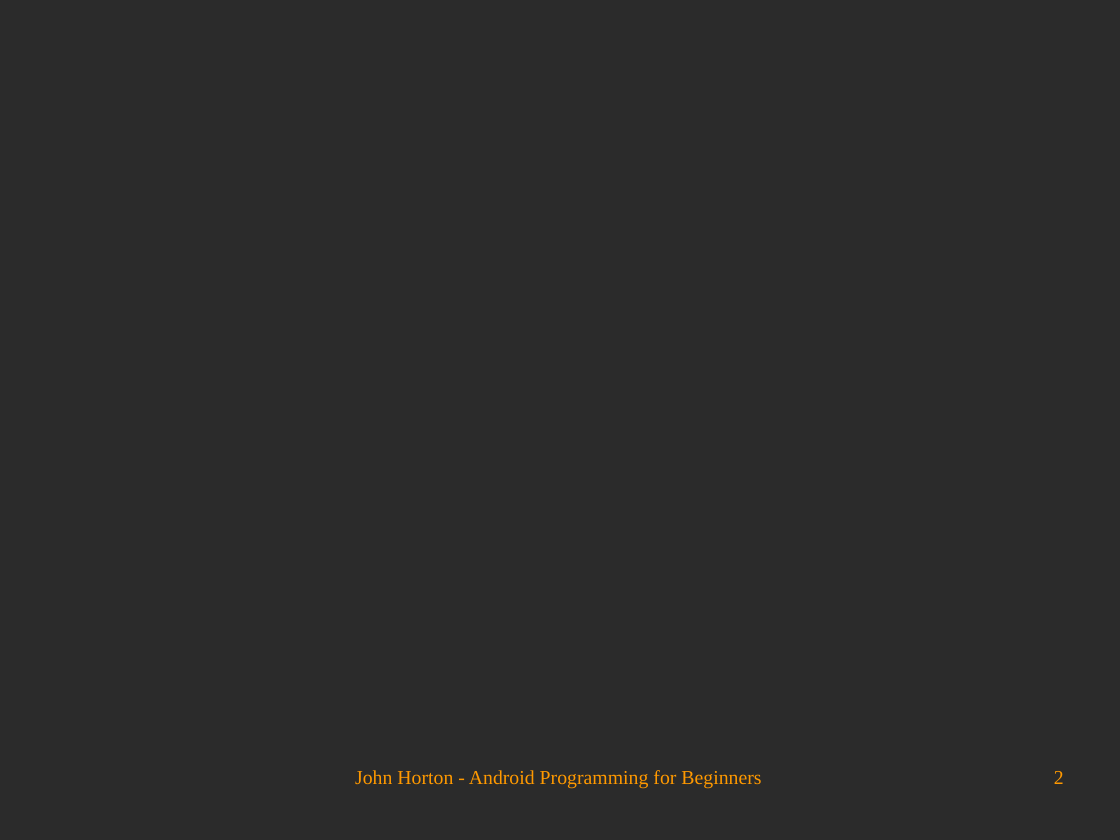
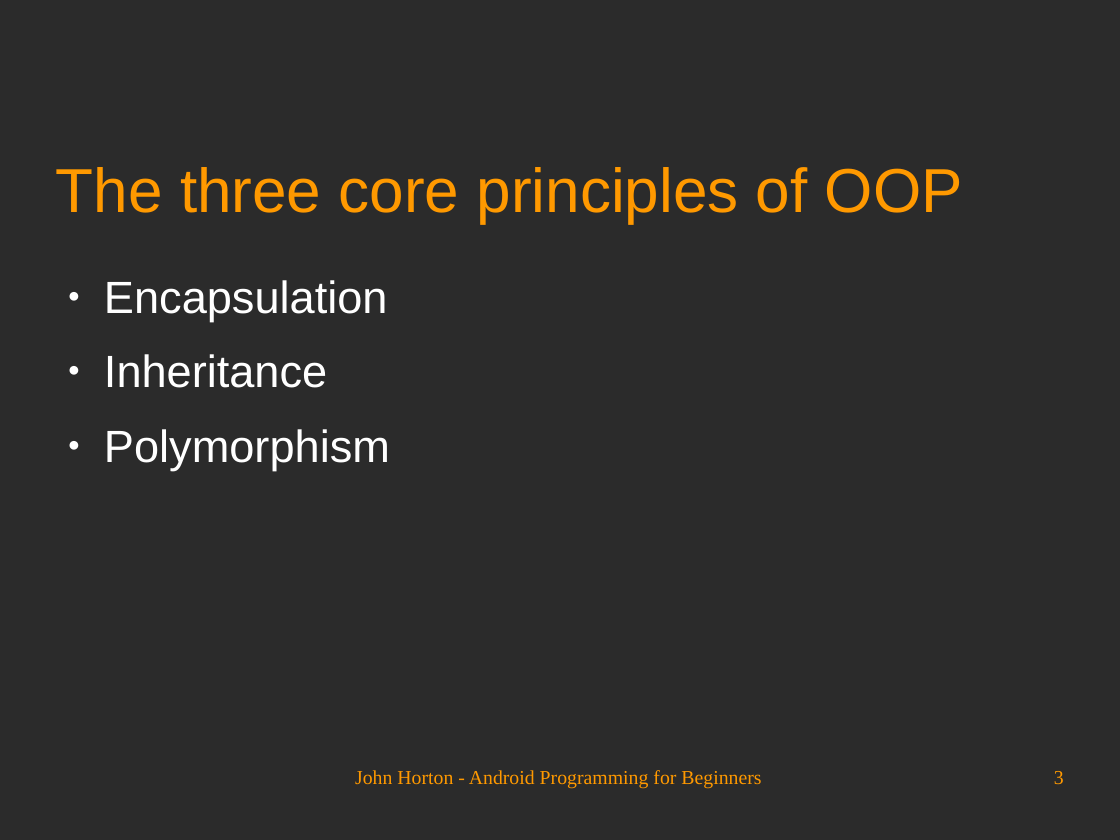
Before and after one commit to Academy-Soft-Intellect/Android-Programming-for-Beginners, a slide deck: slide 3 of 09_Object_Oriented_Programming.odp (slide 2 before the commit). Drawn at 1120x840 pixels with LibreOffice and Linux fonts; fonts in the diff are those of the drawing; background and template pictures are left out; a plain dark background stands for a picture behind light text. Boxes give left, top, right and bottom in pixels: in the first picture for what was removed or moved away, otherwise in the second. Text is boxed around its words. In the diff, an @@ line names an element or a change of style, - is before the commit and + after.

```diff
--- a/09_Object_Oriented_Programming.odp
+++ b/09_Object_Oriented_Programming.odp
@@ title added at (x1=56, y1=167, x2=963, y2=223), 44 pt, text #FF9900 @@
+The three core principles of OOP
@@ text added at (x1=104, y1=280, x2=390, y2=470), 32 pt, text #FFFFFF @@
+● Encapsulation
+● Inheritance
+● Polymorphism
@@ page number at (x1=1054, y1=771, x2=1064, y2=784): text changed @@
-2
+3
```
Also in this commit, not shown: 1 other slide changed, 12 slides added.
